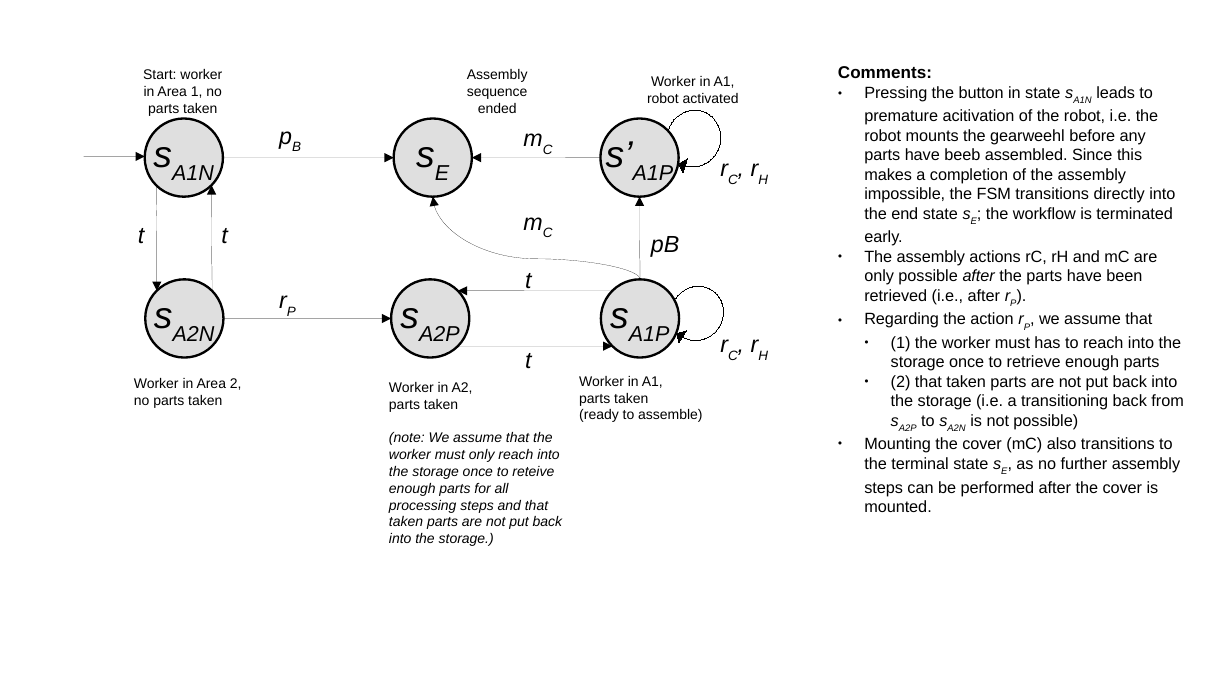
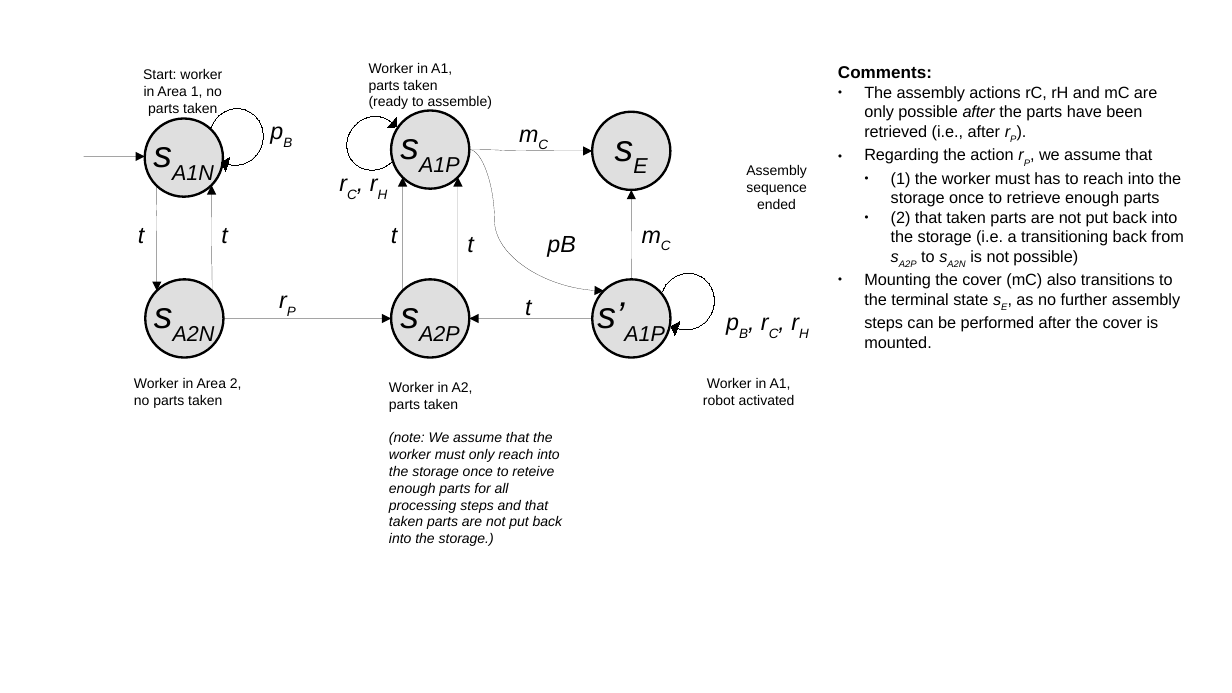
Before and after one commit to Huck-KIT/Cobot-Falsification-with-external-API, a slide deck: slide 2 of miscellaneous/StateGraph.odp (slide 1 before the commit). Drawn at 1232x693 pixels with LibreOffice and Linux fonts; fonts in the diff are those of the drawing. Boxes give left, top, right and bottom in pixels: in the first picture for what was removed or moved away, otherwise in the second. Text is boxed around its words. In the diff, an @@ line names an element or a change of style, - is before the commit and + after.

Commit message:
update workflow model in scenario 1, create new module Workflows.py

```diff
--- a/miscellaneous/StateGraph.odp
+++ b/miscellaneous/StateGraph.odp
@@ text "Worker in A1,": place and size @@
-text "Worker in A1," at [579,376,702,422]
+text "Worker in A1," at [369,63,492,110]
@@ text at [864,86,1175,246]: paragraph removed @@
-● Pressing the button in state sA1N leads to premature acitivation of the robot, i.e. the robot mounts the gearweehl before any parts have beeb assembled. Since this makes a completion of the assembly impossible, the FSM transitions directly into the end state sE; the workflow is terminated early.
@@ freeform shape: place and size @@
-freeform shape at [659,103,728,174]
+freeform shape at [202,102,271,173]
@@ text "pB": place and size @@
-text "pB" at [268,115,319,158]
+text "pB" at [259,111,310,153]
@@ freeform shape added at [336,106,412,182], fill #000000, outline #000000 0 pt @@
@@ ellipse "sA1P": place and size @@
-ellipse "sA1P" at [600,119,679,197]
+ellipse "sA1P" at [391,111,470,189]
@@ text "mC": place and size @@
-text "mC" at [513,119,565,161]
+text "mC" at [509,114,560,157]
@@ ellipse "sE": place and size @@
-ellipse "sE" at [394,119,472,197]
+ellipse "sE" at [593,112,671,190]
@@ text in ellipse at [606,138,674,185]: text changed @@
-s’A1P
+sA1P
@@ curved arrow removed from (224, 158) to (394, 158) @@
@@ text "rC, rH": place and size @@
-text "rC, rH" at [710,149,780,191]
+text "rC, rH" at [329,163,399,206]
@@ curved arrow added from (402, 291) to (402, 178), #000000 0 pt @@
@@ curved arrow added from (458, 291) to (458, 178), #000000 0 pt @@
@@ curved arrow moved from (600, 158) - (472, 158) to (470, 150) - (593, 151) @@
@@ curved arrow moved from (641, 279) - (433, 197) to (470, 150) - (604, 291) @@
@@ text "Assembly": place and size @@
-text "Assembly" at [467,69,528,113]
+text "Assembly" at [746,165,807,209]
@@ curved arrow moved from (641, 279) - (639, 197) to (632, 279) - (632, 190) @@
@@ text added at [391,228,397,244], 15 pt, text #000000, italic @@
+t
@@ text "t": place and size @@
-text "t" at [525,353,531,369]
+text "t" at [467,237,473,253]
@@ text "pB": place and size @@
-text "pB" at [651,236,679,257]
+text "pB" at [547,236,575,257]
@@ text "mC" rewrapped from [513,201,565,244] to [1006,273,1042,289] @@
@@ freeform shape at [651,265,723,338]: rotation 123 to 112 degrees; outline redrawn @@
@@ text at [1025,250,1068,264]: text changed @@
-rC, rH
+pB, rC, rH
@@ curved arrow removed from (613, 291) to (458, 291) @@
@@ text "t": place and size @@
-text "t" at [525,273,531,289]
+text "t" at [525,300,531,319]
@@ ellipse "s’A1P": place and size @@
-ellipse "s’A1P" at [601,279,680,358]
+ellipse "s’A1P" at [593,279,671,358]
@@ text in ellipse at [597,299,665,346]: text changed @@
-sA1P
+s’A1P
@@ curved arrow moved from (458, 347) - (613, 347) to (593, 319) - (470, 319) @@
@@ text "Worker in A1,": place and size @@
-text "Worker in A1," at [647,76,739,103]
+text "Worker in A1," at [703,378,795,405]
```
Also in this commit, not shown: 1 other slide changed, 1 slide added, 4 other files.
